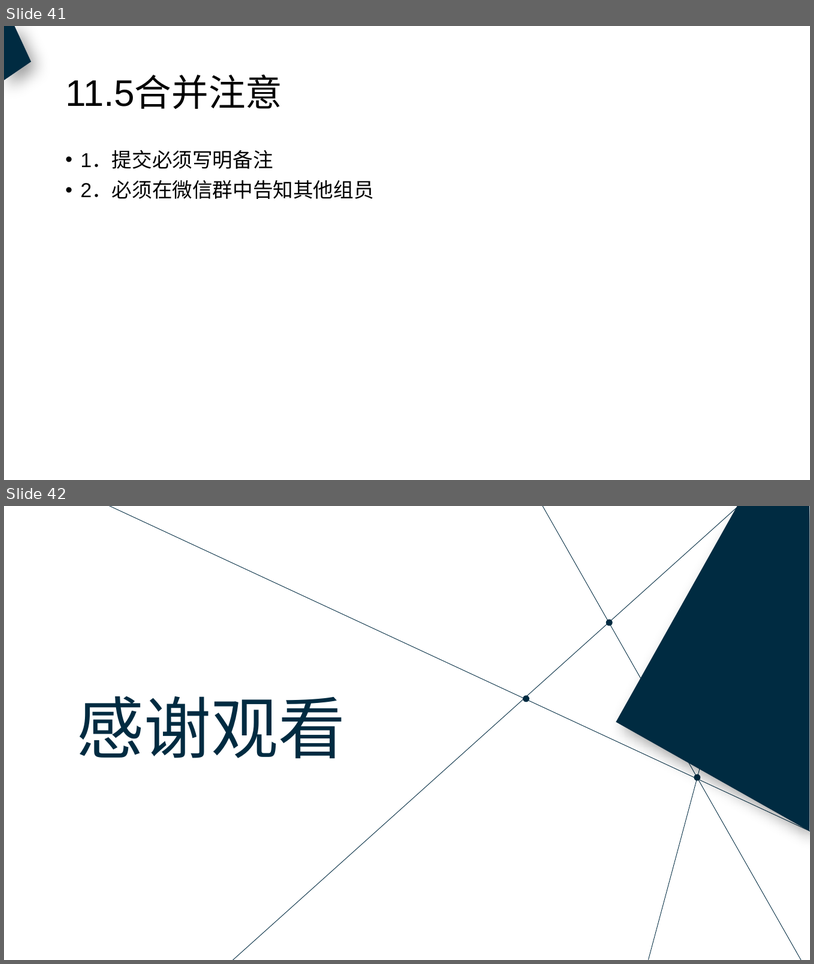
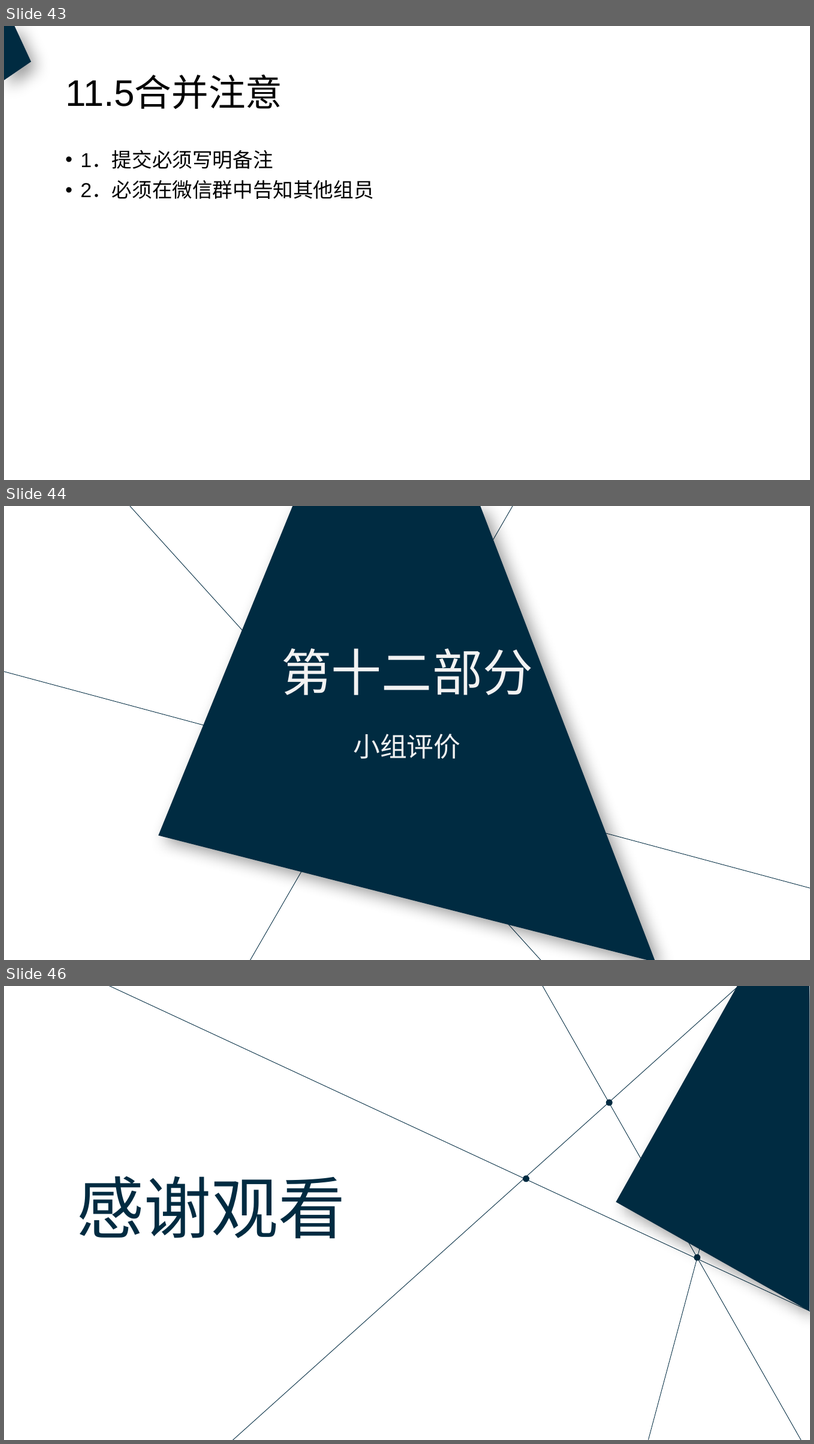
Before and after one commit to PRD2018-G18/PRD2018, a slide deck: 非受控文档/过程文档/需求工程计划/需求工程计划.pptx. Shown one above the other, each under a label of ours: slides 41 and 42 before the commit, slides 43, 44 and 46 after it; the slides between them are not shown. The pictures are 814x964 and 814x1444 pixels, drawn with LibreOffice and Linux fonts; fonts in the diff are those of the drawing. Boxes give left, top, right and bottom in pixels: in the first picture for what was removed or moved away, otherwise in the second. Text is boxed around its words. In the diff, an @@ line names an element or a change of style, - is before the commit and + after.

Commit message:
修改格式，添加小组绩效

```diff
--- a/非受控文档/过程文档/需求工程计划/需求工程计划.pptx
+++ b/非受控文档/过程文档/需求工程计划/需求工程计划.pptx
@@ slide 44 added at bbox=[4, 506, 810, 960], background #FFFFFF @@
@@ line added from (543, 960) to (130, 506), #002B41 0.63 pt @@
@@ freeform shape added at bbox=[158, 506, 656, 960], fill #002B41 @@
@@ line added from (520, 506) to (250, 960), #002B41 0.63 pt @@
@@ text added at bbox=[281, 640, 533, 695], 60 pt, text #F2F2F2 @@
+第十二部分
@@ line added from (4, 671) to (810, 888), #002B41 0.63 pt @@
@@ text added at bbox=[353, 733, 461, 759], 32 pt, text #F2F2F2 @@
+小组评价
@@ what was slide 41 is now slide 43 @@
@@ what was slide 42 is now slide 46 @@
```
Also in this commit, not shown: 4 slides changed, 4 other slides added, 1 slide removed.
